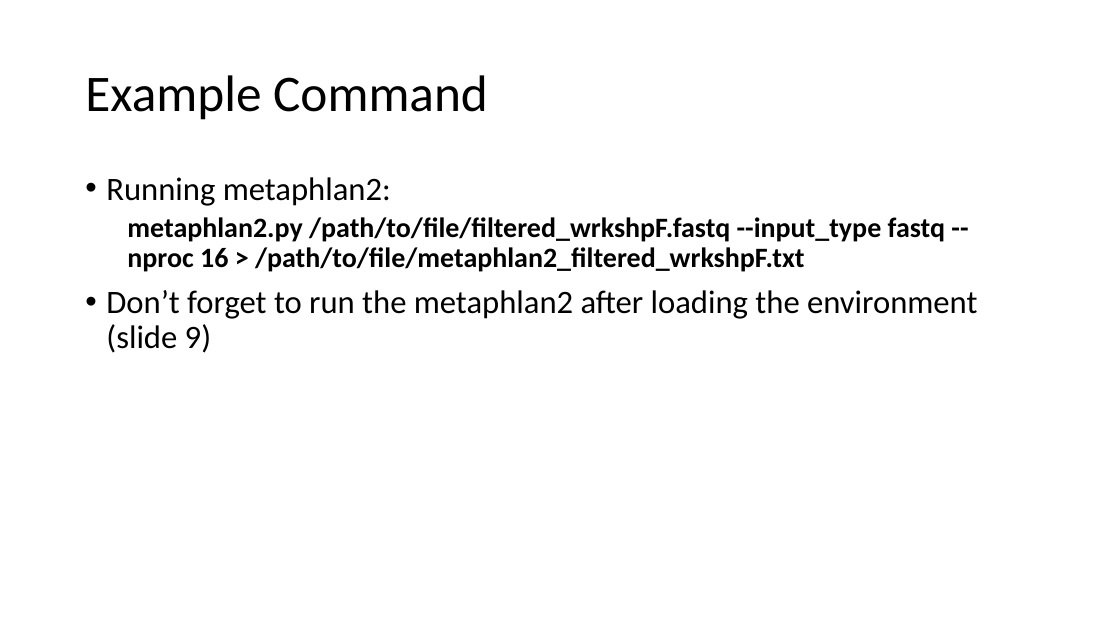
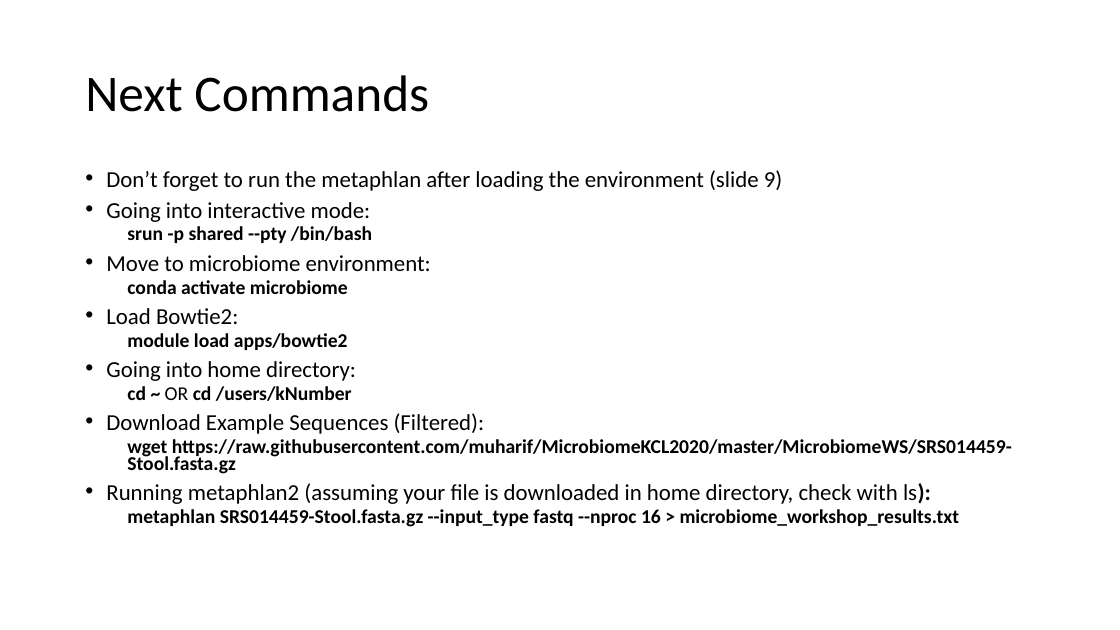
Before and after one commit to muharif/MicrobiomeKCL2020, a slide deck: slide 12 of MicrobiomeWS/Microbiome_Install.pptx (slide 10 before the commit). Drawn at 1120x630 pixels with LibreOffice and Linux fonts; fonts in the diff are those of the drawing. Boxes give left, top, right and bottom in pixels: in the first picture for what was removed or moved away, otherwise in the second. Text is boxed around its words. In the diff, an @@ line names an element or a change of style, - is before the commit and + after.

```diff
--- a/MicrobiomeWS/Microbiome_Install.pptx
+++ b/MicrobiomeWS/Microbiome_Install.pptx
@@ title at (x1=85, y1=75, x2=429, y2=112): text changed @@
-Example Command
+Next Commands
@@ text at (x1=106, y1=170, x2=1012, y2=527): text changed; size 24 to 16.8 pt @@
-• Running metaphlan2:
-  metaphlan2.py /path/to/file/filtered_wrkshpF.fastq --input_type fastq --nproc 16 > /path/to/file/metaphlan2_filtered_wrkshpF.txt
-• Don’t forget to run the metaphlan2 after loading the environment (slide 9)
+• Don’t forget to run the metaphlan after loading the environment (slide 9)
+• Going into interactive mode:
+  srun -p shared --pty /bin/bash
+• Move to microbiome environment:
+  conda activate microbiome
+• Load Bowtie2:
+  module load apps/bowtie2
+• Going into home directory:
+  cd ~ OR cd /users/kNumber
+• Download Example Sequences (Filtered):
+  wget https://raw.githubusercontent.com/muharif/MicrobiomeKCL2020/master/MicrobiomeWS/SRS014459-Stool.fasta.gz
+• Running metaphlan2 (assuming your file is downloaded in home directory, check with ls):
+  metaphlan SRS014459-Stool.fasta.gz --input_type fastq --nproc 16 > microbiome_workshop_results.txt
```
Also in this commit, not shown: 2 slides added, 1 other file.
